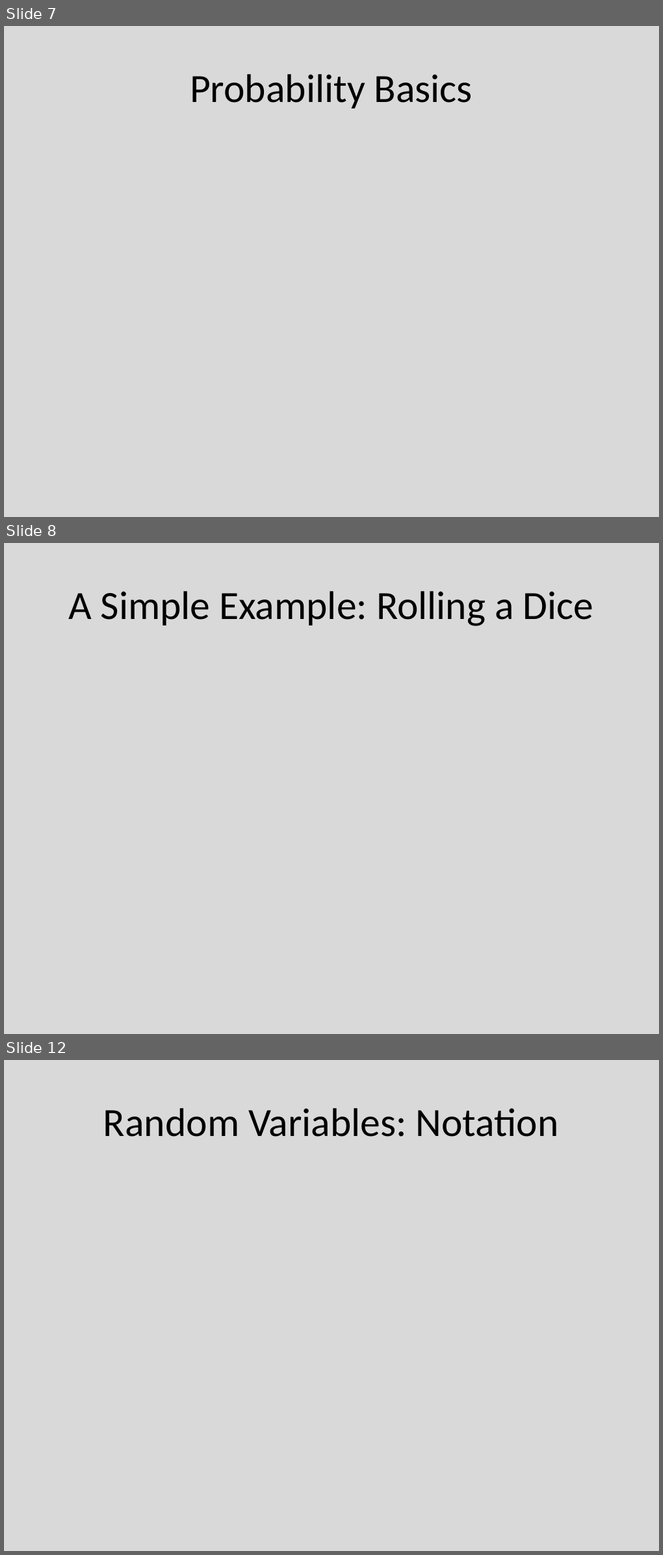
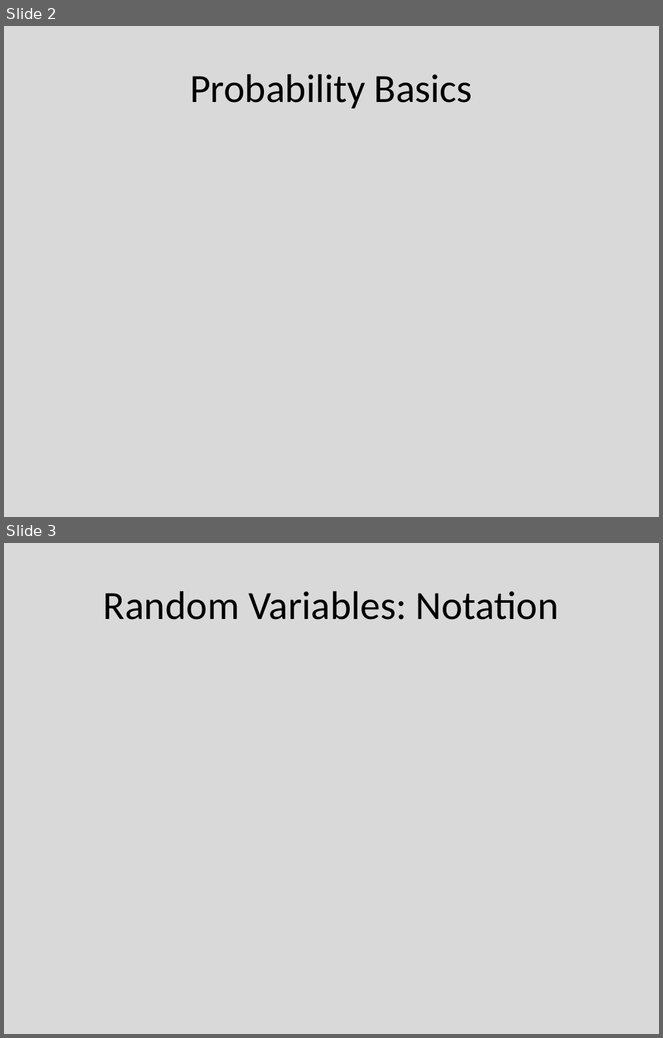
Before and after one commit to Mrtytt/SchoolNotes, a slide deck: 5_Donem_Ders_Notlari/YZ/07_uncertainty and Bayes' rule.pptx. Shown one above the other, each under a label of ours: slides 7, 8 and 12 before the commit, slides 2 and 3 after it; the slides between them are not shown. The pictures are 663x1555 and 663x1038 pixels, drawn with LibreOffice and Linux fonts; fonts in the diff are those of the drawing; grey boxes stand for pictures. Boxes give left, top, right and bottom in pixels: in the first picture for what was removed or moved away, otherwise in the second. Text is boxed around its words. In the diff, an @@ line names an element or a change of style, - is before the commit and + after.

```diff
--- a/5_Donem_Ders_Notlari/YZ/07_uncertainty and Bayes' rule.pptx
+++ b/5_Donem_Ders_Notlari/YZ/07_uncertainty and Bayes' rule.pptx
@@ slide 8 removed at (4,543,659,1034), background #D9D9D9 @@
@@ title removed at (68,591,594,626) @@
-A Simple Example: Rolling a Dice
@@ what was slide 7 is now slide 2 @@
@@ what was slide 12 is now slide 3 @@
```
Also in this commit, not shown: 8 other slides removed, 8 other files.
